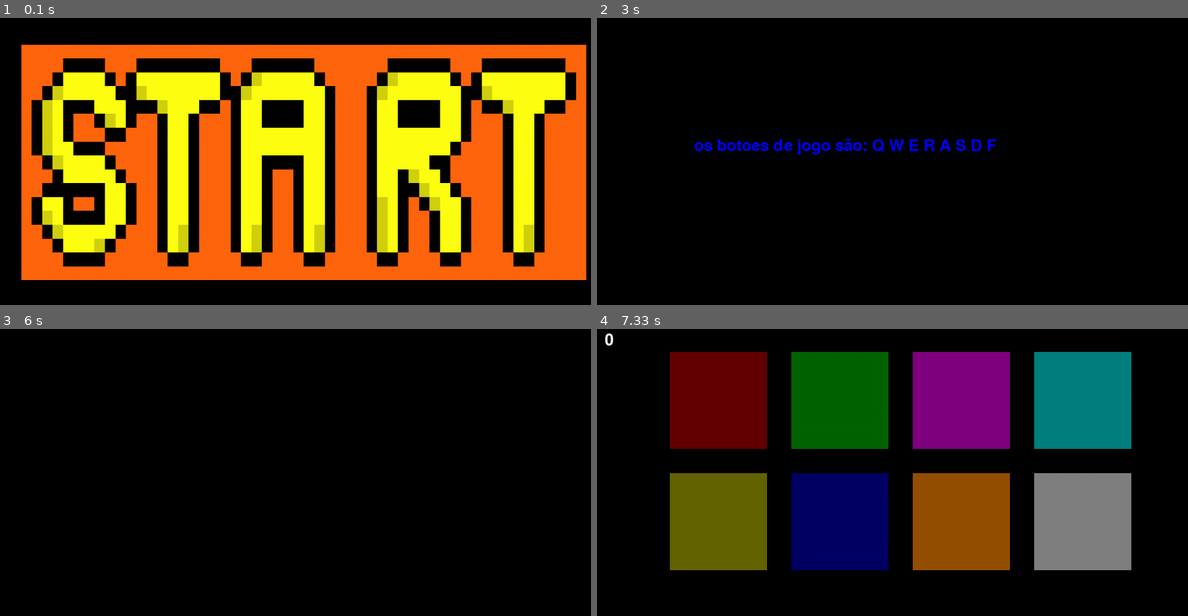
Above: before the commit, frames 1-4 (two rows, left to right).
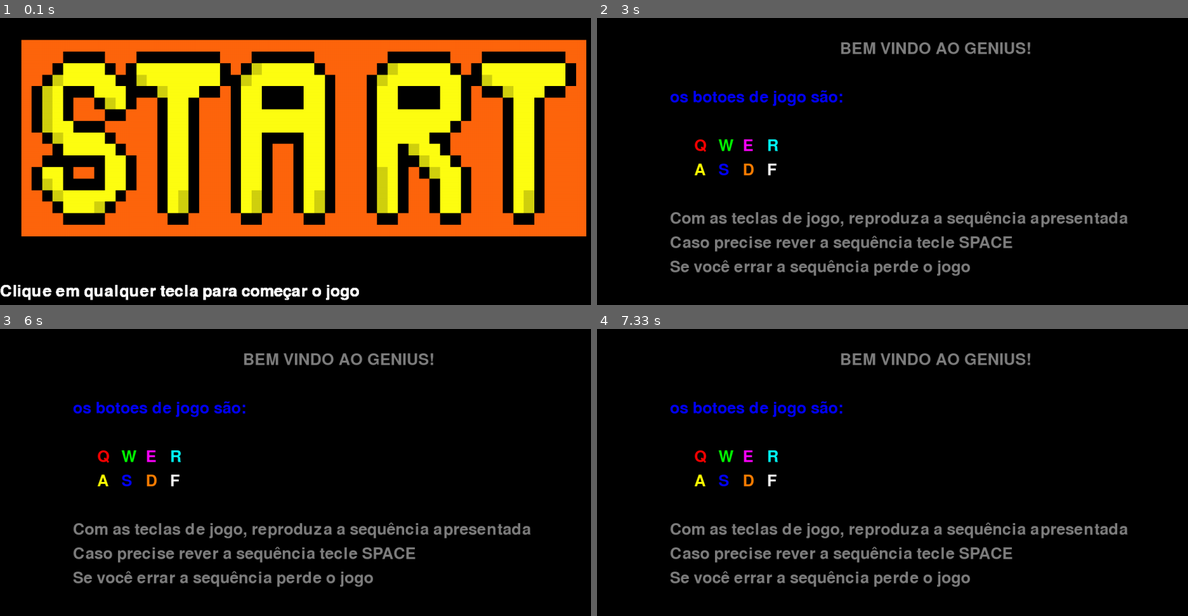
Above: after the commit, the same moments.

Repository: luccapbsaraiva/Projeto_pygame
Game: pygame game, started from Genius.py
The game is run twice, just before and just after one commit, with the same random seed, the same clock (stepped at 60 frames per second) and the same inputs.
Inputs:
- Up to frame 1 (0.1 s): no input
- Up to frame 2 (3 s): hold D 0.33-0.8 s
- Up to frame 3 (6 s): no input
- Up to frame 4 (7.33 s): no input

The runs differ from the first frame. In frame 1, 39% of the frame differs, in the area x 0-100%, y 7-99%; in frame 2, 6.4%; in frame 3, 5.4%; in frame 4, 46%, in the area x 1-91%, y 1-90%.

Commit message:
Update Genius.py
Ajeitei a tela de entrada do jogo

Diff:
--- a/Genius.py
+++ b/Genius.py
@@ -11,7 +11,7 @@
 imagem = pygame.image.load("som/voceperdeu.jpg")
 imagem = pygame.transform.scale(imagem, (1250, 600))
 imagem2= pygame.image.load("som/start.png")
-imagem2 = pygame.transform.scale(imagem2, (1250, 600))
+imagem2 = pygame.transform.scale(imagem2, (1250, 500))
 
 
 vermelho = (100, 0, 0)
@@ -62,20 +62,46 @@
 score = 0
 tentativa = []
 seq.append(random.randint(0, 7))
-text = font.render('os botoes de jogo são: Q W E R A S D F', True, (0, 0, 255))
+iniciar =  font.render ("Clique em qualquer tecla para começar o jogo", True, (255, 255, 255))
+BEM_VINDO = font.render("BEM VINDO AO GENIUS!", True, (128, 128, 128))
+text = font.render('os botoes de jogo são:', True, (0, 0, 255))
+Q = font.render("Q", True, vermelho_claro)
+W = font.render("W", True, verde_claro)
+E = font.render("E", True, roxo_claro)
+R = font.render("R", True, a_piscina_claro)
+A = font.render("A", True, amarelo_claro)
+S = font.render("S", True, azul_claro)
+D = font.render("D", True, laranja_claro)
+F = font.render("F", True, branco_claro)
+regra = font.render("Com as teclas de jogo, reproduza a sequência apresentada", True, (128, 128, 128))
+opcao = font.render("Caso precise rever a sequência tecle SPACE", True, (128, 128, 128))
+perde = font.render("Se você errar a sequência perde o jogo", True, (128, 128, 128))
 aguardando = False
 inicio = True
 while inicio:
     window.blit(imagem2,(0,0))
+    window.blit(iniciar, (0, 550))
     pygame.display.update()
     for event in pygame.event.get():
         if event.type == pygame.KEYUP:
             inicio = False
 pygame.time.wait(2000)
 window.fill((0,0,0))
-window.blit(text,(200,250))
+window.blit(BEM_VINDO, (500, 50))
+window.blit(text,(150,150))
+window.blit(Q,(200, 250))
+window.blit(W,(250, 250))
+window.blit(E,(300, 250))
+window.blit(R,(350, 250))
+window.blit(A,(200, 300))
+window.blit(S,(250, 300))
+window.blit(D,(300, 300))
+window.blit(F,(350, 300))
+window.blit(regra, (150, 400))
+window.blit(opcao, (150, 450))
+window.blit(perde, (150, 500))
 pygame.display.update()
-pygame.time.wait(3000)
+pygame.time.wait(10000)
 window.fill((0,0,0))
 pygame.display.update()
 pygame.time.wait(500)
